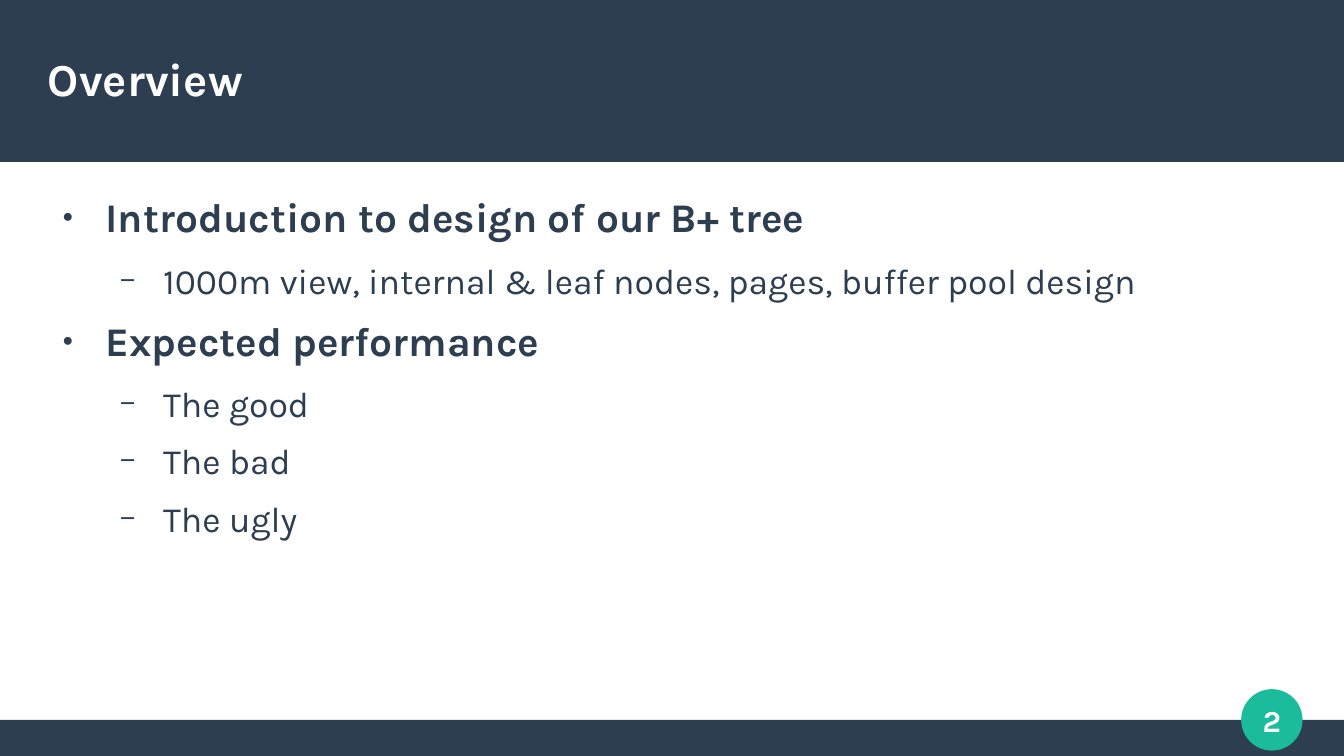
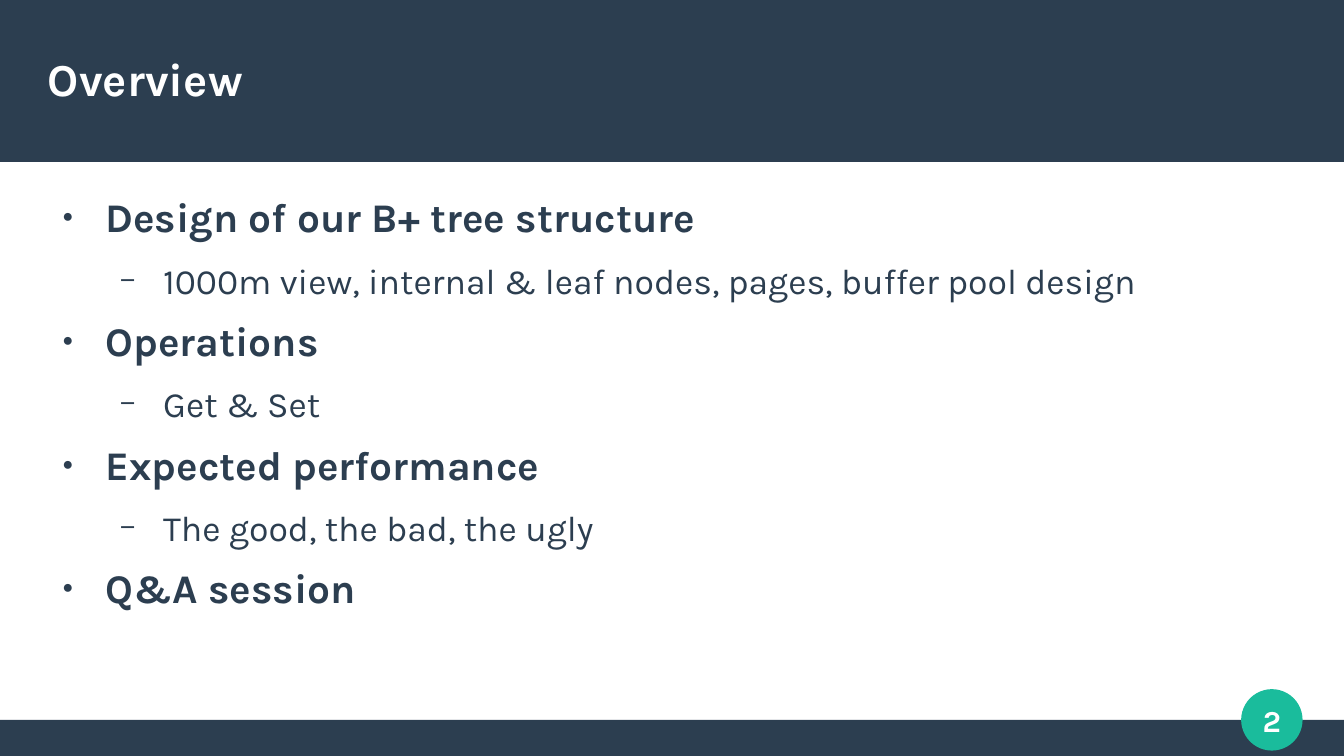
Before and after one commit to tobiasfamos/KVStore, a slide deck: slide 2 of presentation/presentation.odp. Drawn at 1344x756 pixels with LibreOffice and Linux fonts; fonts in the diff are those of the drawing. Boxes give left, top, right and bottom in pixels: in the first picture for what was removed or moved away, otherwise in the second. Text is boxed around its words. In the diff, an @@ line names an element or a change of style, - is before the commit and + after.

```diff
--- a/presentation/presentation.odp
+++ b/presentation/presentation.odp
@@ text at (106, 203, 1135, 611): paragraphs added @@
+● Operations
+  − Get & Set
@@ text at (106, 203, 695, 242): text changed @@
-● Introduction to design of our B+ tree
+● Design of our B+ tree structure
@@ text at (106, 516, 593, 611): text changed @@
-  − The good
-  − The bad
-  − The ugly
+  − The good, the bad, the ugly
+● Q&A session
```
Also in this commit, not shown: 4 other slides changed, 5 slides added, 2 slides removed, 3 other files.
